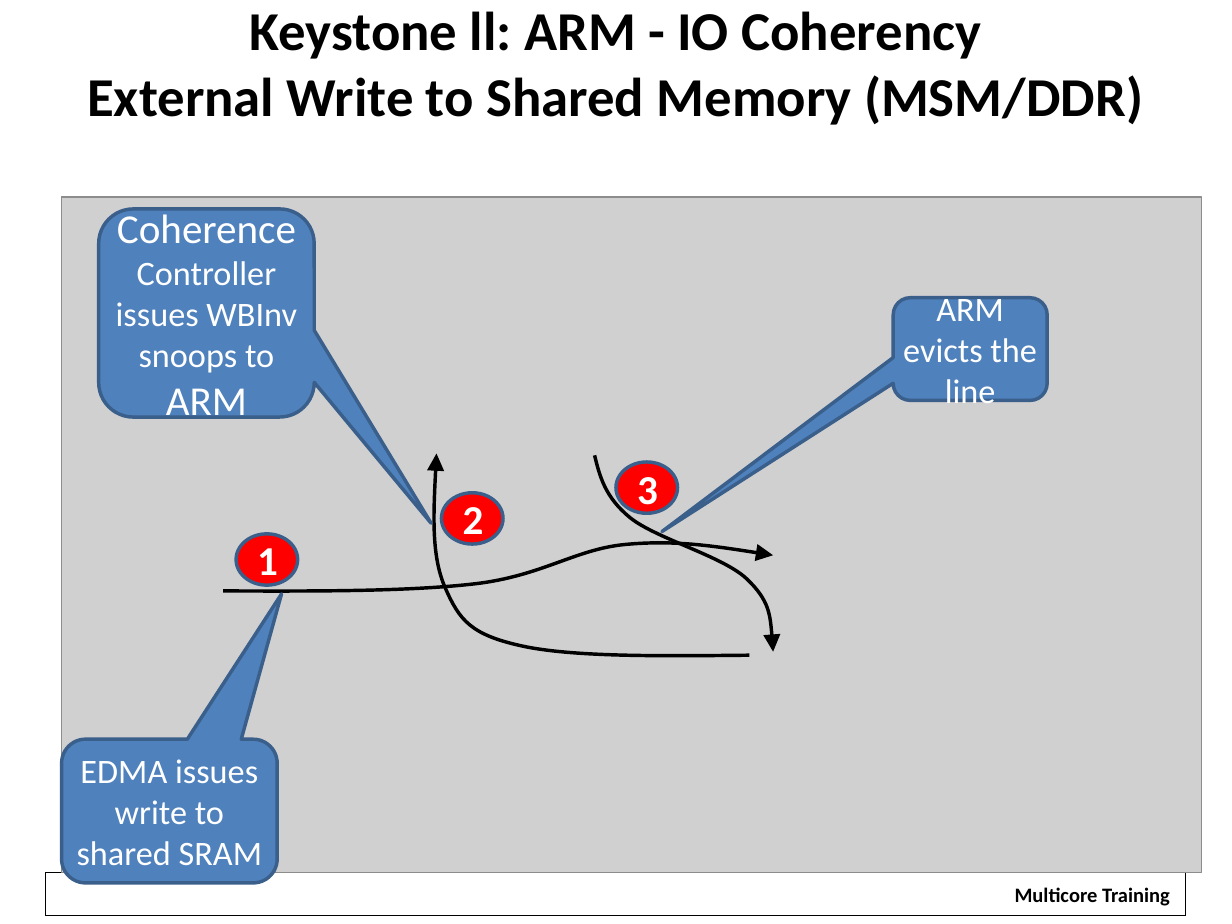
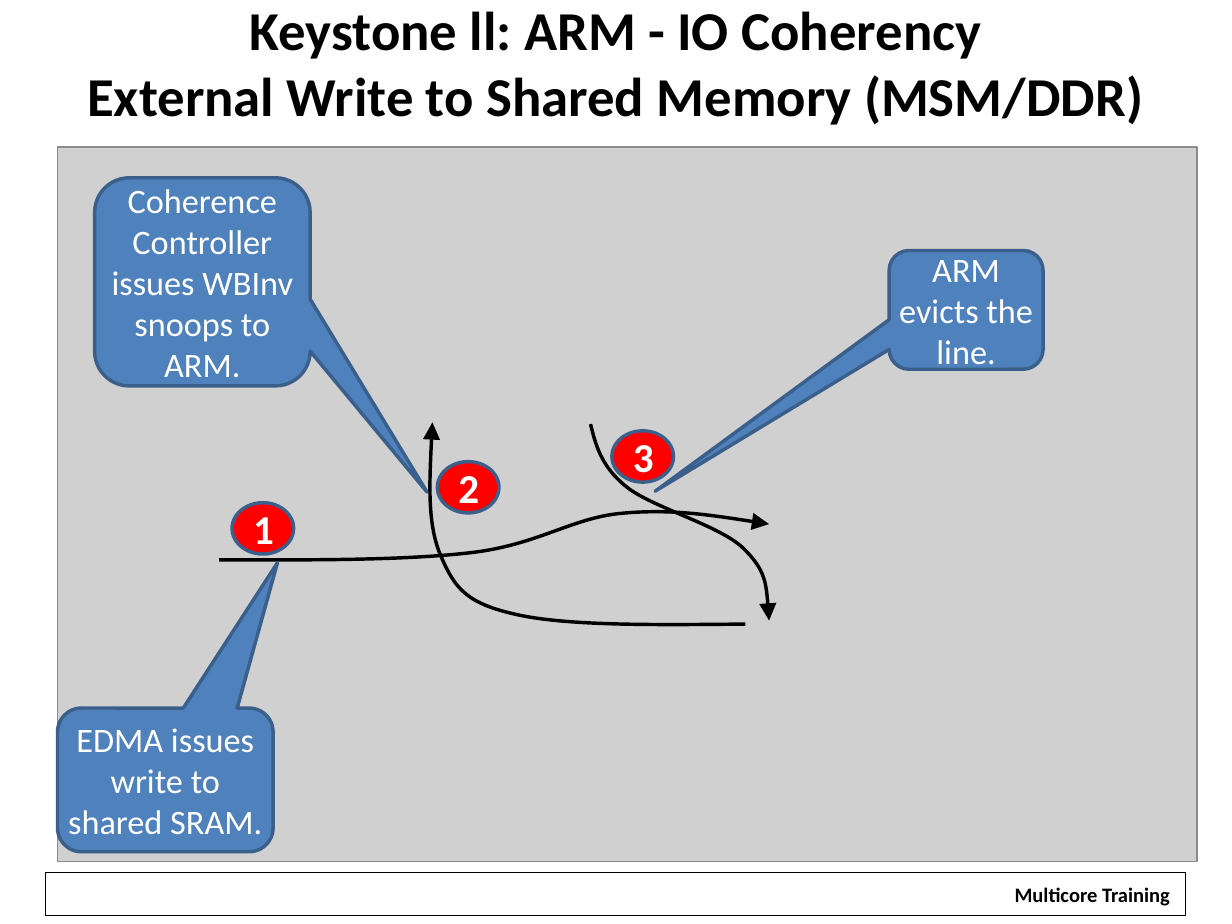
Before and after one commit to hari1989/keystone-workshop, a slide deck: slide 30 of preliminary/Working/presentations/KeyStoneII ARM Overview.pptx. Drawn at 1232x924 pixels with LibreOffice and Linux fonts; fonts in the diff are those of the drawing; grey boxes stand for pictures; background and template pictures are left out. Boxes give left, top, right and bottom in pixels: in the first picture for what was removed or moved away, otherwise in the second. Text is boxed around its words. In the diff, an @@ line names an element or a change of style, - is before the commit and + after.

```diff
--- a/preliminary/Working/presentations/KeyStoneII ARM Overview.pptx
+++ b/preliminary/Working/presentations/KeyStoneII ARM Overview.pptx
@@ picture: place and size @@
-picture at (62, 197, 1201, 872)
+picture at (58, 147, 1198, 861)
@@ text in rounded speech box at (112, 189, 293, 386): text changed @@
-Coherence Controller issues WBInv snoops to ARM
+Coherence Controller issues WBInv snoops to ARM.
@@ rounded speech box "ARM evicts the line.": place and size @@
-rounded speech box "ARM evicts the line." at (893, 298, 1047, 400)
+rounded speech box "ARM evicts the line." at (890, 250, 1044, 368)
@@ rounded speech box "ARM evicts the line." at (890, 250, 1044, 368): proportions changed @@
@@ text in rounded speech box at (899, 260, 1033, 373): text changed @@
-ARM evicts the line
+ARM evicts the line.
@@ 3 ellipses, 3 freeform shapes, 2 rounded speech boxes: place and size @@
-3 ellipses, 3 freeform shapes, 2 rounded speech boxes at (62, 209, 774, 883)
+3 ellipses, 3 freeform shapes, 2 rounded speech boxes at (58, 177, 769, 853)
@@ text in rounded speech box at (68, 728, 262, 834): text changed @@
-EDMA issues write to shared SRAM
+EDMA issues write to shared SRAM.
```
Also in this commit, not shown: 23 other slides changed, 1 slide added, 1 slide removed.
